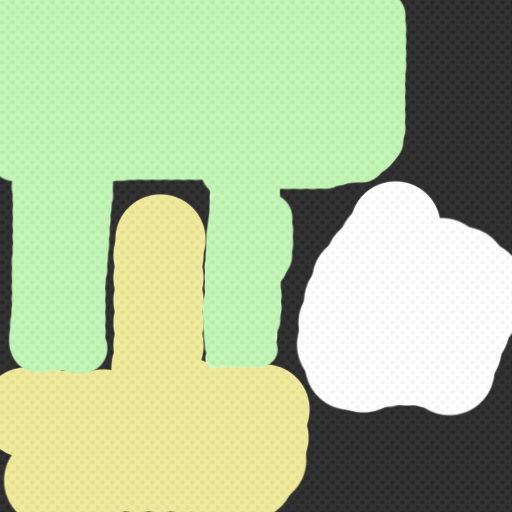
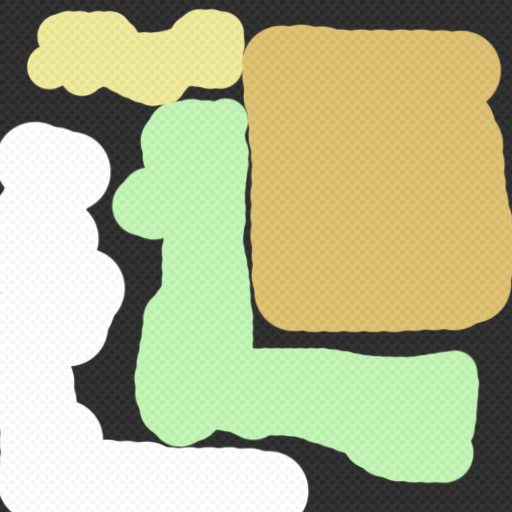
Revision of a layered 512×512 image; what changed, layer by layer:
painted on "Layer 2" over [0, 0, 512, 512]
painted on "Layer 0" over [11, 12, 505, 504]
